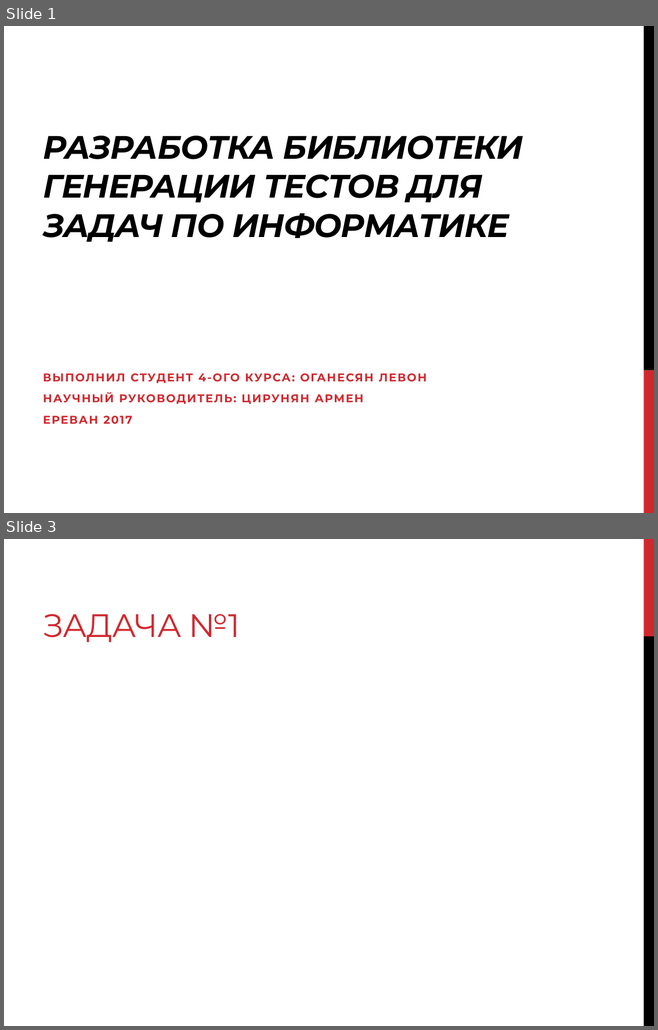
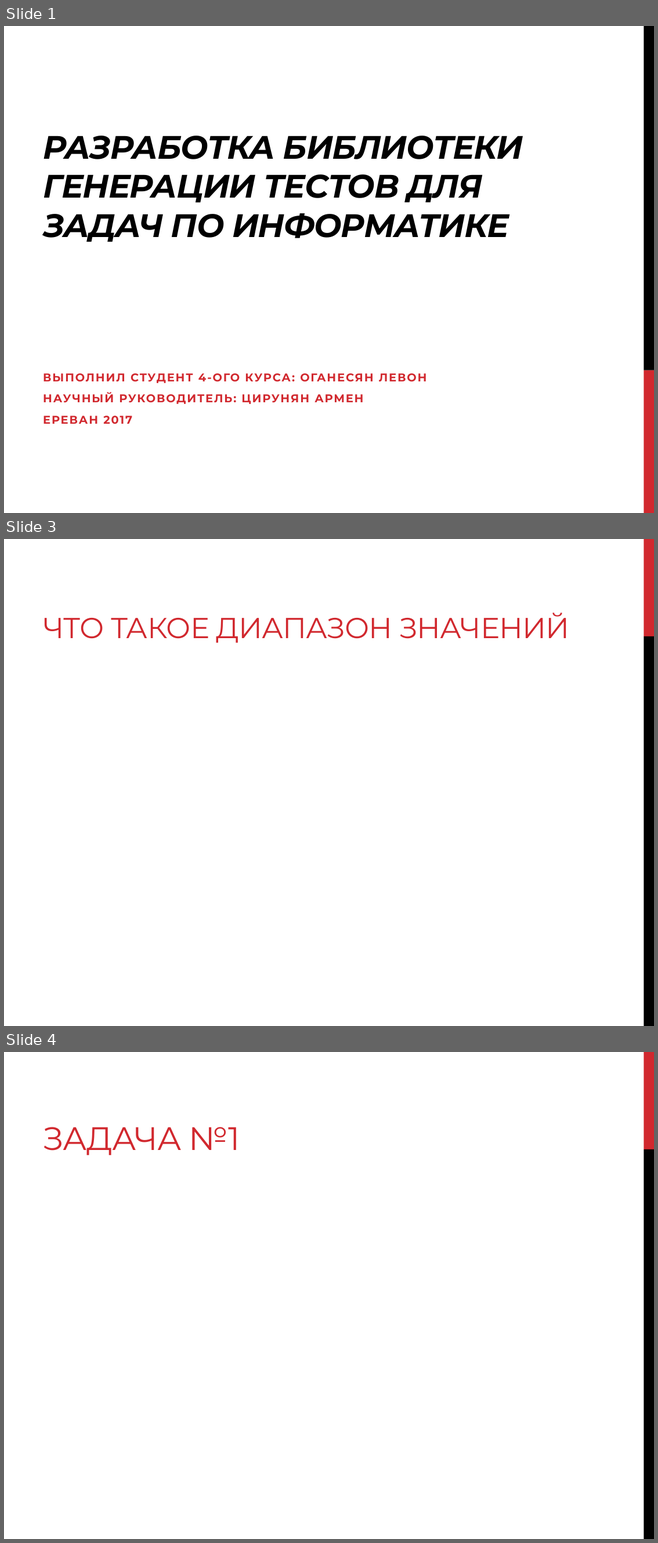
Before and after one commit to levonoganesyan/TestMaker, a slide deck: Diploma.pptx. Shown one above the other, each under a label of ours: slides 1 and 3 before the commit, slides 1, 3 and 4 after it; the slides between them are not shown. The pictures are 658x1030 and 658x1543 pixels, drawn with LibreOffice and Linux fonts; fonts in the diff are those of the drawing; grey boxes stand for pictures. Boxes give left, top, right and bottom in pixels: in the first picture for what was removed or moved away, otherwise in the second. Text is boxed around its words. In the diff, an @@ line names an element or a change of style, - is before the commit and + after.

```diff
--- a/Diploma.pptx
+++ b/Diploma.pptx
@@ slide 3 added at [4, 539, 654, 1026], background #FFFFFF; not listed: 2 template elements that a slide beside it also shows @@
@@ title added at [43, 613, 569, 643], 32 pt, text #D1282E @@
+ЧТО ТАКОЕ ДИАПАЗОН ЗНАЧЕНИЙ
@@ what was slide 3 is now slide 4 @@
```
Also in this commit, not shown: 9 slides changed, 4 other slides added, 5 other files.
